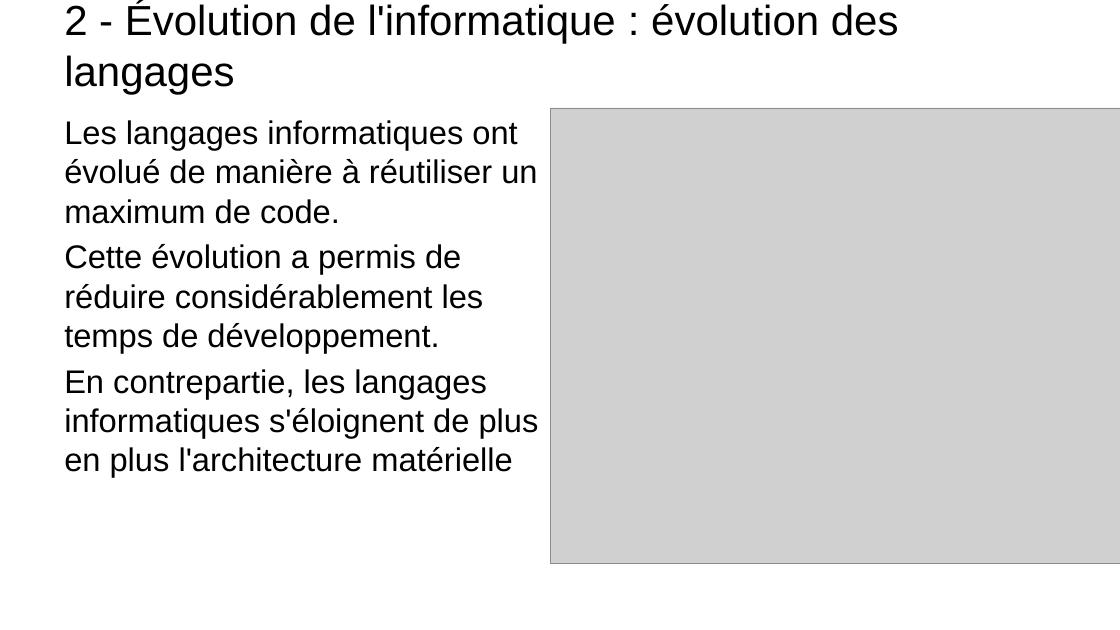
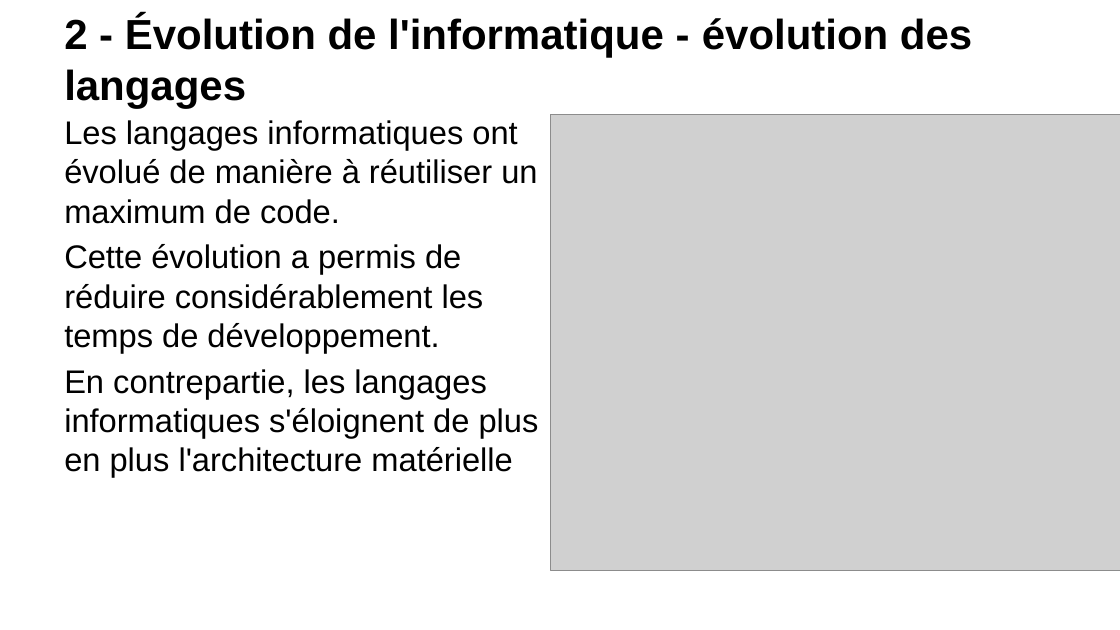
Before and after one commit to t-tortosa/cppCourses, a slide deck: slide 6 of POO.pptx. Drawn at 1120x630 pixels with LibreOffice and Linux fonts; fonts in the diff are those of the drawing; grey boxes stand for pictures; background and template pictures are left out. Boxes give left, top, right and bottom in pixels: in the first picture for what was removed or moved away, otherwise in the second. Text is boxed around its words. In the diff, an @@ line names an element or a change of style, - is before the commit and + after.

```diff
--- a/POO.pptx
+++ b/POO.pptx
@@ title at (64,16,972,108): text changed; bold on @@
-2 - Évolution de l'informatique : évolution des langages
+2 - Évolution de l'informatique - évolution des langages
@@ picture: place and size @@
-picture at (551,108,1120,565)
+picture at (551,114,1120,571)
```
Also in this commit, not shown: 35 other slides changed, 8 slides added, 2 other files.
